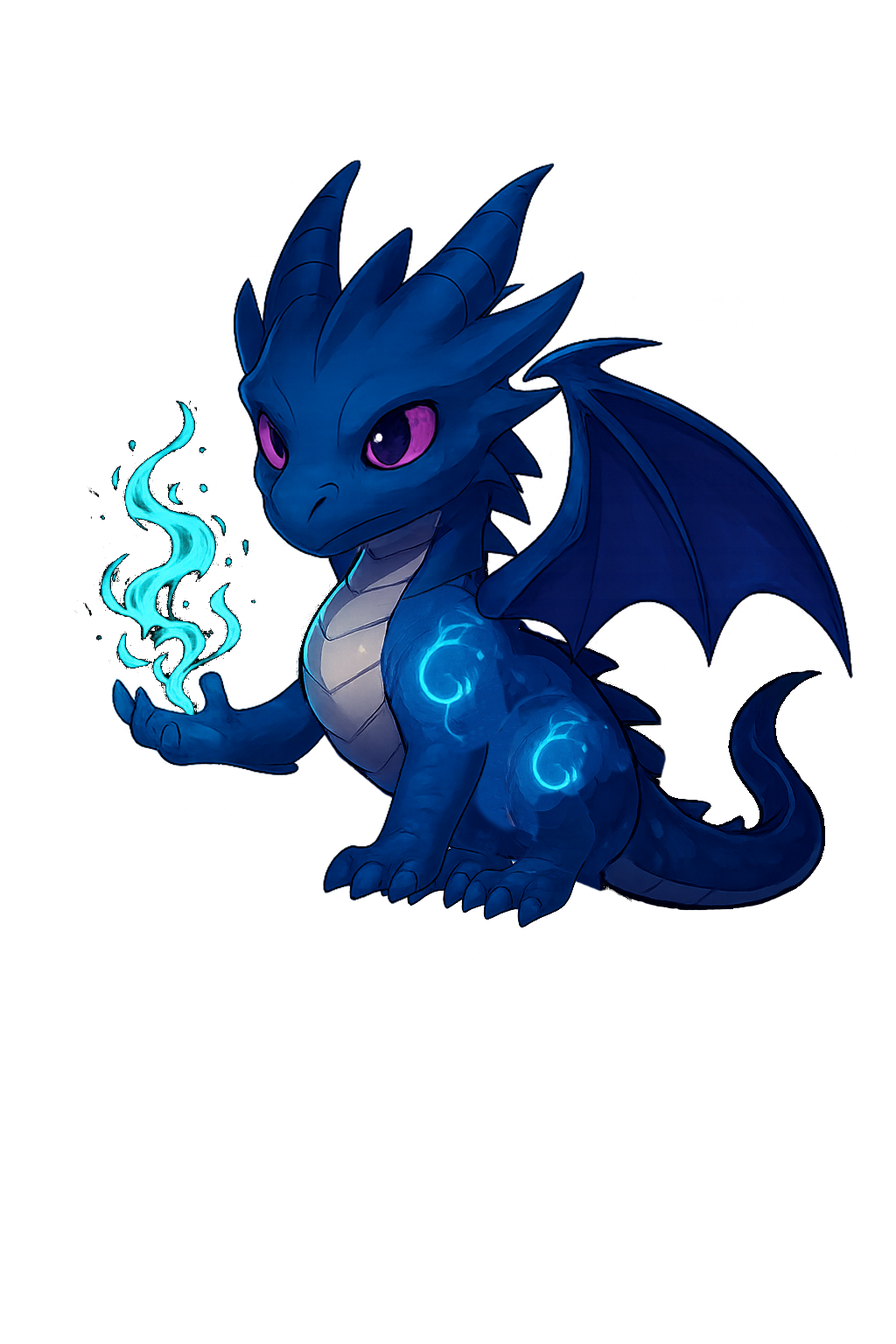
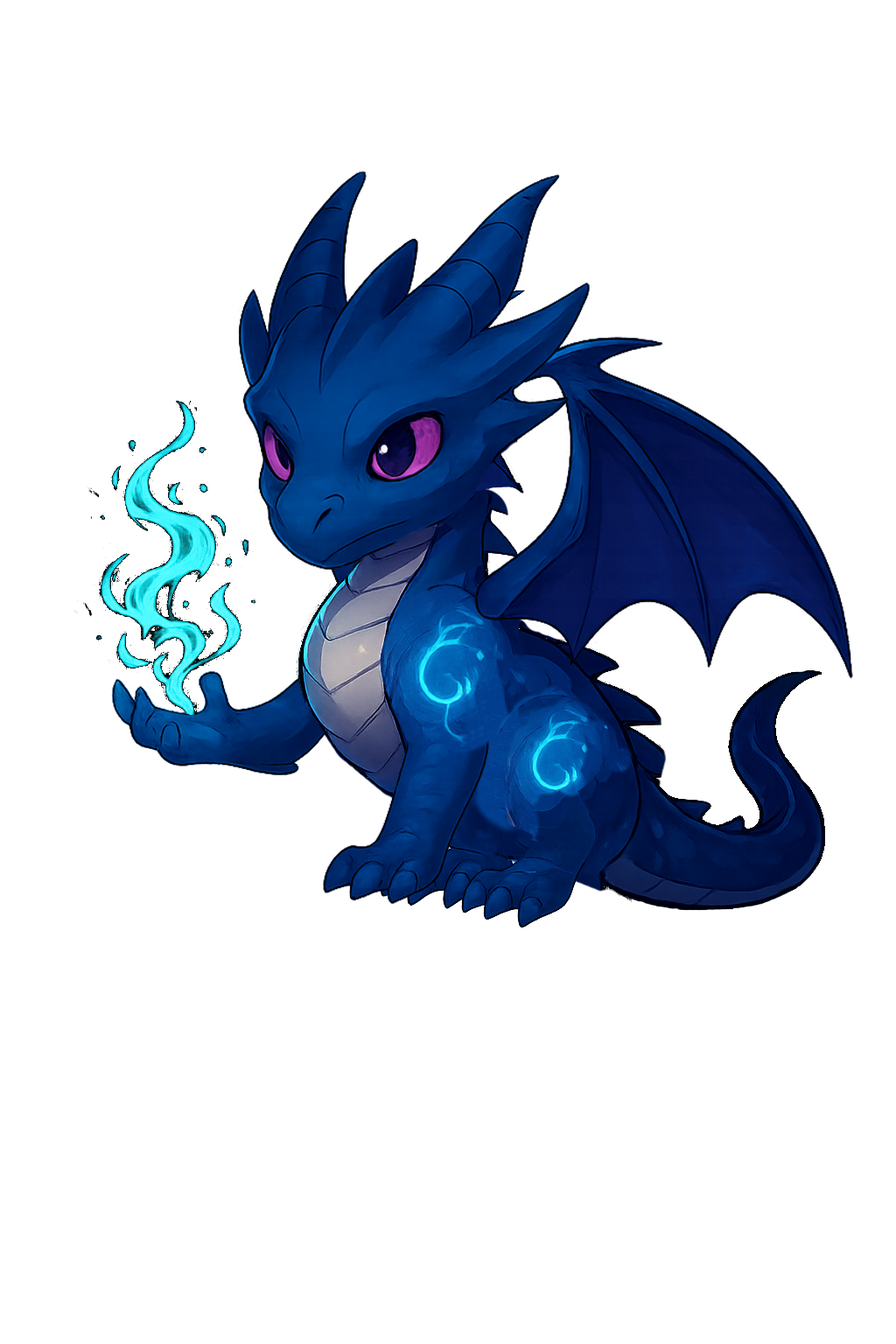
Revision of a layered (896, 1344) image; what changed, layer by layer:
painted on "head" over [188, 120, 647, 624]
painted on "Wing" over [296, 272, 552, 600]
painted on "body" over [313, 282, 535, 607]
